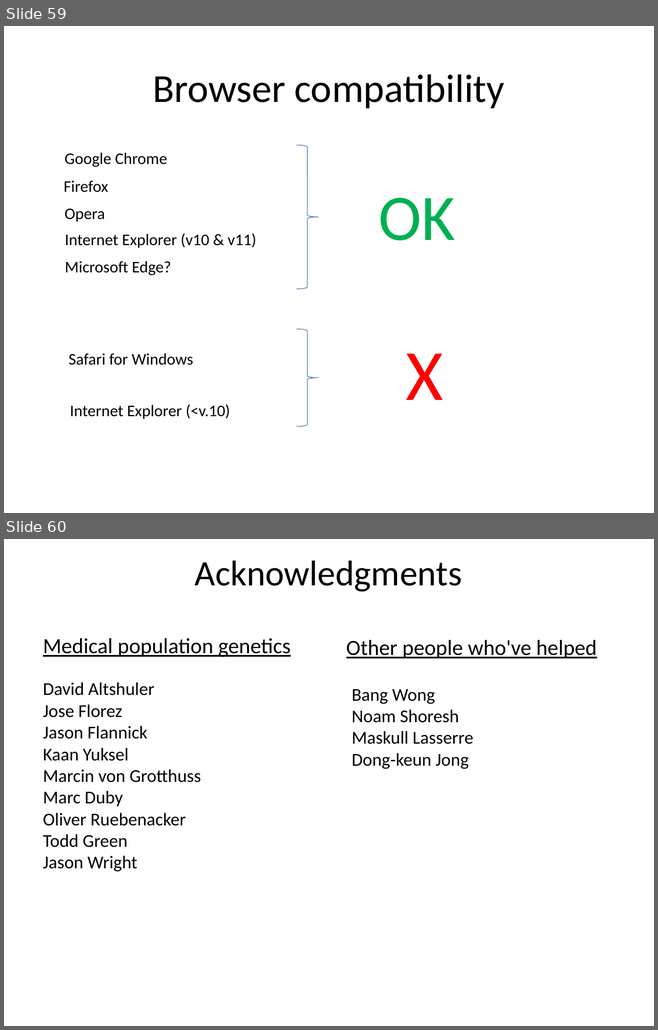
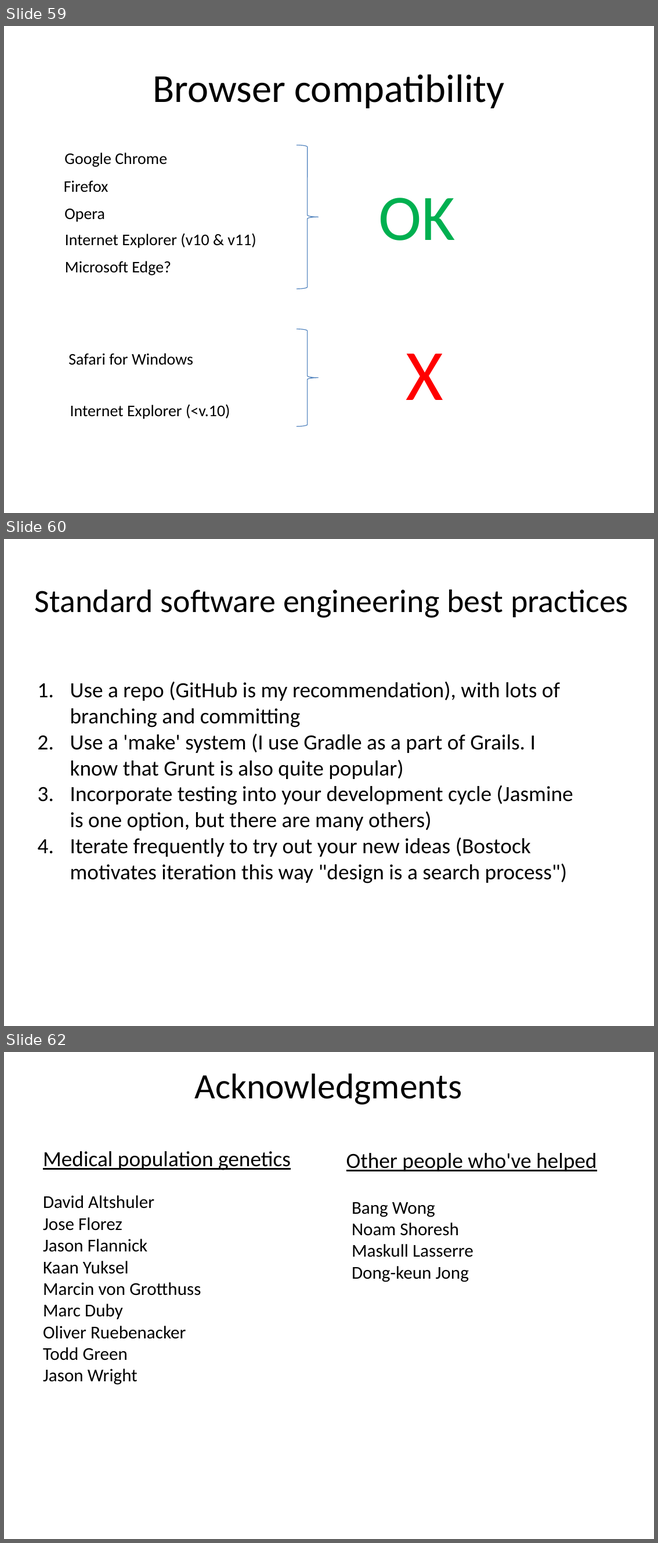
Before and after one commit to benralexander/intro-to-D3, a slide deck: D3_slides.pptx. Shown one above the other, each under a label of ours: slides 59 and 60 before the commit, slides 59, 60 and 62 after it; the slides between them are not shown. The pictures are 658x1030 and 658x1543 pixels, drawn with LibreOffice and Linux fonts; fonts in the diff are those of the drawing. Boxes give left, top, right and bottom in pixels: in the first picture for what was removed or moved away, otherwise in the second. Text is boxed around its words. In the diff, an @@ line names an element or a change of style, - is before the commit and + after.

```diff
--- a/D3_slides.pptx
+++ b/D3_slides.pptx
@@ slide 60 added at box(4, 539, 654, 1026), background #FFFFFF @@
@@ title added at box(35, 589, 628, 618), 36 pt, text #000000 @@
+Standard software engineering best practices
@@ text added at box(70, 682, 573, 884), 24 pt, text #000000 @@
+1. Use a repo (GitHub is my recommendation), with lots of branching and committing
+2. Use a 'make' system (I use Gradle as a part of Grails. I know that Grunt is also quite popular)
+3. Incorporate testing into your development cycle (Jasmine is one option, but there are many others)
+4. Iterate frequently to try out your new ideas (Bostock motivates iteration this way "design is a search process")
@@ what was slide 60 is now slide 62 @@
```
Also in this commit, not shown: 6 slides changed, 4 other slides added, 3 slides removed, 3 other files.
